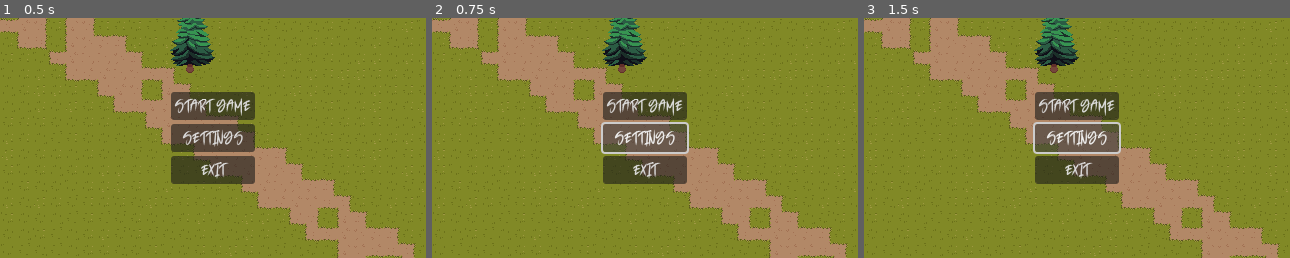
Above: before the commit, frames 1-3 (left to right).
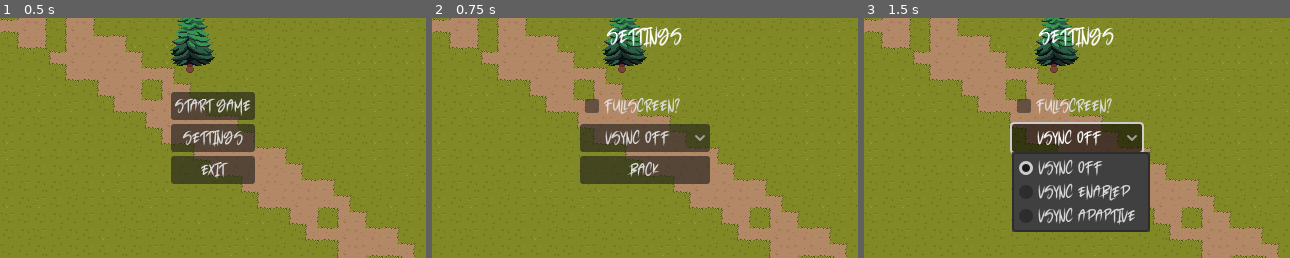
Above: after the commit, the same moments.

Repository: joshuardecker/eternal-harvest
Game: Godot game, scene res://World/world.tscn
Same seed, same stepped clock (60 frames per second), same inputs: the game is played once before the commit and once after it.
Inputs (mouse positions are in pixels of both pictures, inside the frame that each line leads up to):
- Up to frame 1 (0.5 s): no input
- Up to frame 2 (0.75 s): click "Settings" at 0.5 s
- Up to frame 3 (1.5 s): click (1077, 138) at 1.25 s, where only the run after the commit has a clickable "VSync Off"

Frame 1 is identical in both runs. In frame 2, 6.9% of the frame differs, in the area x 34-66%, y 3-70%; in frame 3, 17%, in the area x 34-68%, y 3-90%.

Commit message:
Added a working settings menu, only has fullscreen toggle and vsync mode for now

Diff:
--- a/Managers/game_manager.gd
+++ b/Managers/game_manager.gd
@@ -77,3 +77,15 @@
 
 func quit_game():
 	get_tree().quit()
+
+# TODO: move to the settings manager
+func change_fullscreen(enabled: bool):
+	if enabled:
+		DisplayServer.window_set_mode(DisplayServer.WINDOW_MODE_FULLSCREEN)
+	else:
+		DisplayServer.window_set_mode(DisplayServer.WINDOW_MODE_WINDOWED)
+
+# TODO: move to settings manager
+# The settings menu automatically sends the correct mode as an int.
+func change_vsync_mode(mode: int):
+	DisplayServer.window_set_vsync_mode(mode)
--- a/Managers/ui_manager.gd
+++ b/Managers/ui_manager.gd
@@ -11,8 +11,8 @@
 var main_menu_scene: PackedScene = load("res://UI/main_menu.tscn")
 var main_menu: MainMenu
 
-@onready var settings_menu_scene: PackedScene = load("") # TODO: when settings is made, add here
-var settings_menu: Node # TODO: fix as well
+@onready var settings_menu_scene: PackedScene = load("res://UI/settings_menu.tscn")
+var settings_menu: SettingsMenu
 
 @onready var hud_scene: PackedScene = load("res://UI/hud.tscn")
 var hud: HUD
@@ -36,6 +36,7 @@
 
 	# Connects the main menu buttons to their functions.
 	main_menu.connect("start", game_manager.start_game)
+	main_menu.connect("settings", load_settings_menu)
 	main_menu.connect("exit", game_manager.quit_game)
 
 func unload_main_menu():
@@ -43,10 +44,23 @@
 	main_menu.queue_free()
 
 func load_settings_menu():
-	pass
+	# Since the settings menu comes from the main menu, deal with that here.
+	unload_main_menu()
+
+	settings_menu = settings_menu_scene.instantiate()
+	get_tree().root.add_child(settings_menu)
+
+	# Connect useful settings functions.
+	settings_menu.connect("fullscreen", game_manager.change_fullscreen)
+	settings_menu.connect("vsync_mode", game_manager.change_vsync_mode)
+	settings_menu.connect("back", unload_settings_menu)
 
 func unload_settings_menu():
-	pass
+	get_tree().root.remove_child(settings_menu)
+	settings_menu.queue_free()
+
+	# Go back to the main menu.
+	load_main_menu()
 
 func load_hud():
 	hud = hud_scene.instantiate()
--- a/UI/main_menu.gd
+++ b/UI/main_menu.gd
@@ -5,10 +5,14 @@
 class_name MainMenu
 
 signal start
+signal settings
 signal exit
 
 func _on_start_pressed():
 	start.emit()
 
+func _on_settings_pressed():
+	settings.emit()
+
 func _on_exit_pressed():
 	exit.emit()
--- a/UI/main_menu.tscn
+++ b/UI/main_menu.tscn
@@ -36,4 +36,5 @@
 text = "Exit"
 
 [connection signal="pressed" from="CenterContainer/VBoxContainer/Start" to="." method="_on_start_pressed"]
+[connection signal="pressed" from="CenterContainer/VBoxContainer/Settings" to="." method="_on_settings_pressed"]
 [connection signal="pressed" from="CenterContainer/VBoxContainer/Exit" to="." method="_on_exit_pressed"]
--- /dev/null
+++ b/UI/settings_menu.gd
@@ -0,0 +1,26 @@
+extends Control
+
+class_name SettingsMenu
+
+signal fullscreen(bool)
+signal vsync_mode(int)
+signal back
+
+@onready var fullscreen_button = $CenterContainer2/VBoxContainer/Fullscreen
+@onready var vsync_button = $CenterContainer2/VBoxContainer/VSync
+@onready var back_button = $CenterContainer2/VBoxContainer/Back
+
+func _on_fullscreen_pressed():
+	if fullscreen_button.button_pressed:
+		fullscreen.emit(true)
+	else:
+		fullscreen.emit(false)
+
+func _on_v_sync_item_selected(index):
+	# I can just emit the index of the option chosen because those indexes
+	# purposefully match the value of the vsync setting. So if the index is 0,
+	# the vsync mode that needs to be set is 0.
+	vsync_mode.emit(index)
+
+func _on_back_pressed():
+	back.emit()
--- /dev/null
+++ b/UI/settings_menu.tscn
@@ -0,0 +1,66 @@
+[gd_scene load_steps=5 format=3 uid="uid://dn2bswo10j13i"]
+
+[ext_resource type="FontFile" uid="uid://cvh6d11sybw7w" path="res://Fonts/Halloween.ttf" id="1_5tsyr"]
+[ext_resource type="Script" path="res://UI/settings_menu.gd" id="1_kp3po"]
+
+[sub_resource type="LabelSettings" id="LabelSettings_o24ey"]
+font = ExtResource("1_5tsyr")
+font_size = 20
+
+[sub_resource type="Theme" id="Theme_msisq"]
+default_font = ExtResource("1_5tsyr")
+
+[node name="SettingsMenu" type="Control"]
+layout_mode = 3
+anchors_preset = 15
+anchor_right = 1.0
+anchor_bottom = 1.0
+grow_horizontal = 2
+grow_vertical = 2
+script = ExtResource("1_kp3po")
+
+[node name="CenterContainer" type="CenterContainer" parent="."]
+layout_mode = 0
+offset_right = 426.0
+offset_bottom = 40.0
+
+[node name="Label" type="Label" parent="CenterContainer"]
+layout_mode = 2
+text = "Settings"
+label_settings = SubResource("LabelSettings_o24ey")
+
+[node name="CenterContainer2" type="CenterContainer" parent="."]
+layout_mode = 0
+offset_right = 426.0
+offset_bottom = 240.0
+
+[node name="VBoxContainer" type="VBoxContainer" parent="CenterContainer2"]
+layout_mode = 2
+alignment = 1
+
+[node name="Fullscreen" type="CheckBox" parent="CenterContainer2/VBoxContainer"]
+layout_mode = 2
+theme_override_fonts/font = ExtResource("1_5tsyr")
+text = "Fullscreen?"
+
+[node name="VSync" type="OptionButton" parent="CenterContainer2/VBoxContainer"]
+layout_mode = 2
+theme = SubResource("Theme_msisq")
+alignment = 1
+item_count = 3
+selected = 0
+popup/item_0/text = "VSync Off"
+popup/item_0/id = 0
+popup/item_1/text = "VSync Enabled"
+popup/item_1/id = 1
+popup/item_2/text = "VSync Adaptive"
+popup/item_2/id = 2
+
+[node name="Back" type="Button" parent="CenterContainer2/VBoxContainer"]
+layout_mode = 2
+theme_override_fonts/font = ExtResource("1_5tsyr")
+text = "Back"
+
+[connection signal="pressed" from="CenterContainer2/VBoxContainer/Fullscreen" to="." method="_on_fullscreen_pressed"]
+[connection signal="item_selected" from="CenterContainer2/VBoxContainer/VSync" to="." method="_on_v_sync_item_selected"]
+[connection signal="pressed" from="CenterContainer2/VBoxContainer/Back" to="." method="_on_back_pressed"]
